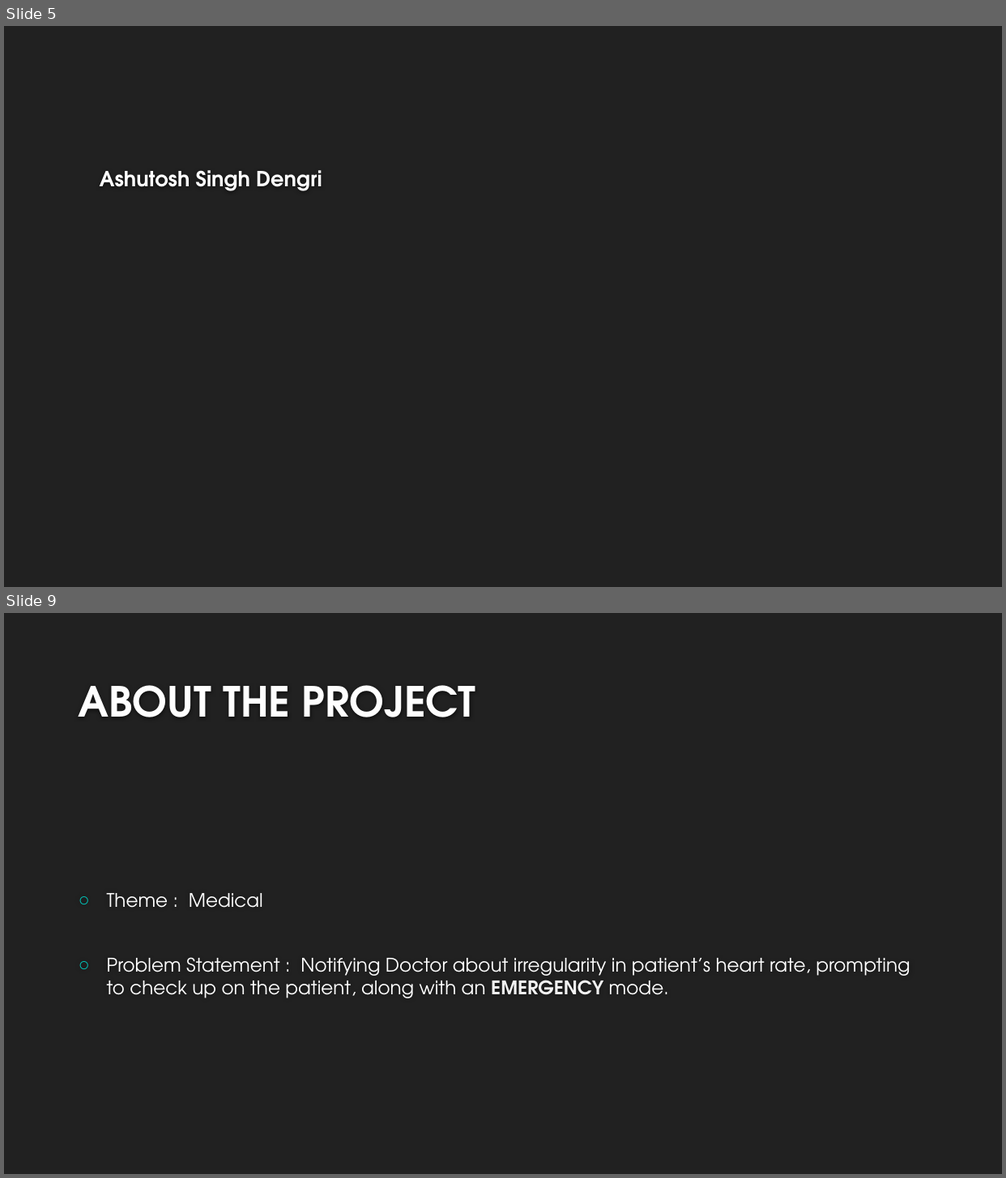
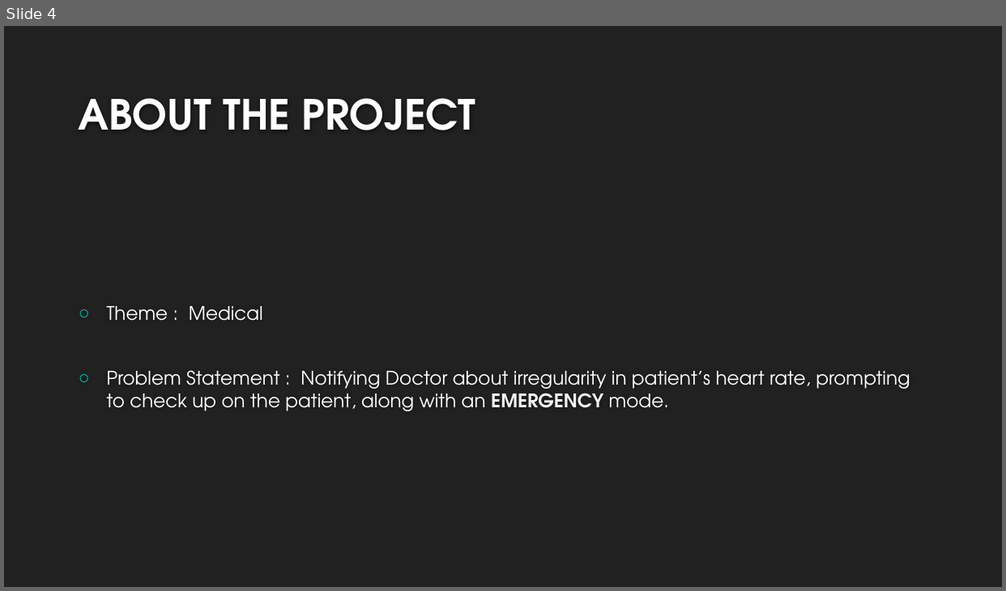
Before and after one commit to amitgit0304/CodeCrafters1, a slide deck: Presentation/Presentation.pptx. Shown one above the other, each under a label of ours: slides 5 and 9 before the commit, slide 4 after it; the slides between them are not shown. The pictures are 1006x1178 and 1006x591 pixels, drawn with LibreOffice and Linux fonts; fonts in the diff are those of the drawing; background and template pictures are left out. Boxes give left, top, right and bottom in pixels: in the first picture for what was removed or moved away, otherwise in the second. Text is boxed around its words. In the diff, an @@ line names an element or a change of style, - is before the commit and + after.

```diff
--- a/Presentation/Presentation.pptx
+++ b/Presentation/Presentation.pptx
@@ slide 5 removed at <box>4,26,1002,587</box>, background #212121 @@
@@ title removed at <box>100,170,322,191</box> @@
-Ashutosh Singh Dengri
@@ what was slide 9 is now slide 4 @@
```
Also in this commit, not shown: 3 slides changed, 5 slides added, 9 other slides removed.
